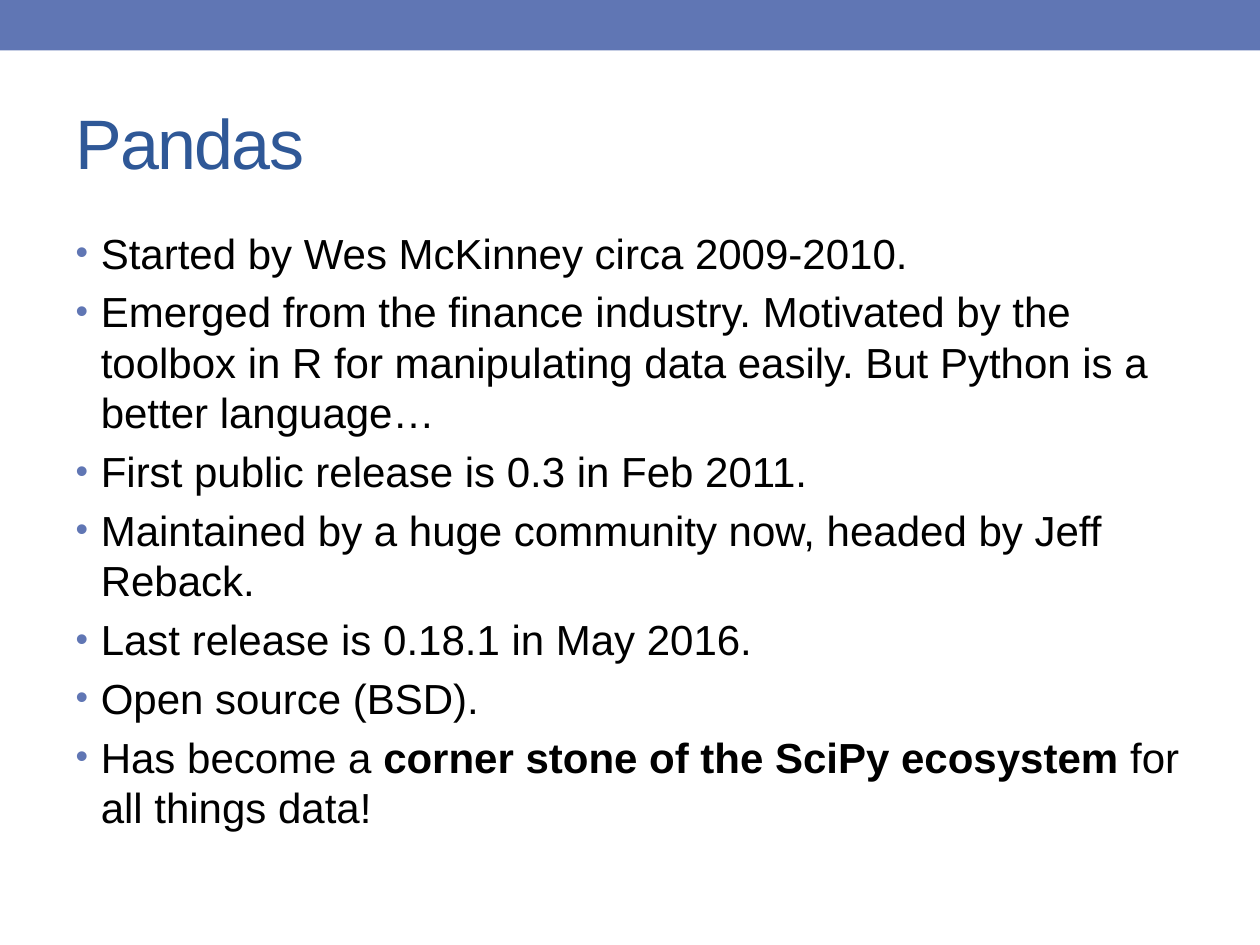
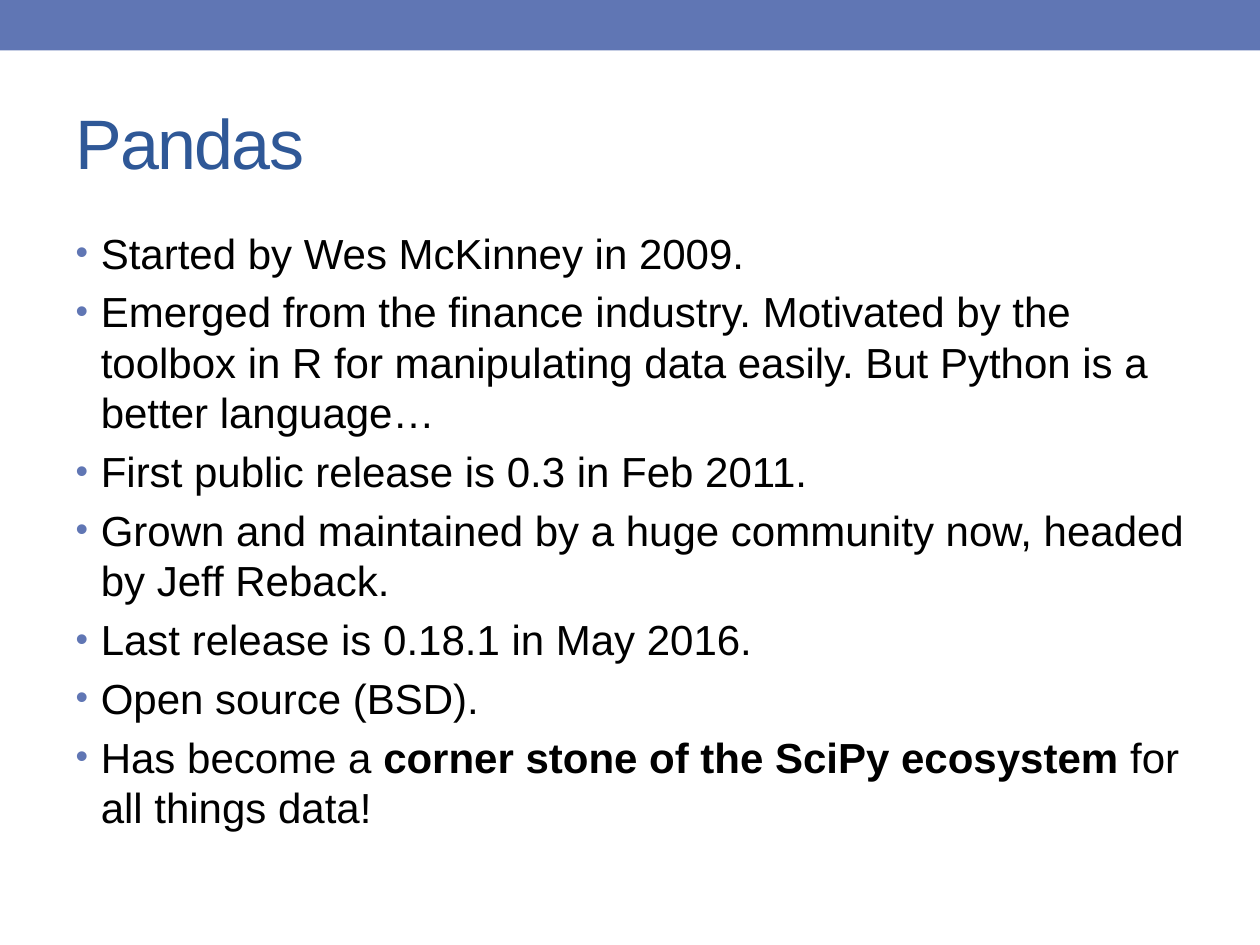
Before and after one commit to jonathanrocher/pandas_tutorial, a slide deck: slide 3 of intro_scipy2016_pandas_tutorial.pptx (slide 2 before the commit). Drawn at 1260x945 pixels with LibreOffice and Linux fonts; fonts in the diff are those of the drawing; background and template pictures are left out. Boxes give left, top, right and bottom in pixels: in the first picture for what was removed or moved away, otherwise in the second. Text is boxed around its words. In the diff, an @@ line names an element or a change of style, - is before the commit and + after.

```diff
--- a/intro_scipy2016_pandas_tutorial.pptx
+++ b/intro_scipy2016_pandas_tutorial.pptx
@@ text at (x1=101, y1=238, x2=744, y2=277): text changed @@
-• Started by Wes McKinney circa 2009-2010.
+• Started by Wes McKinney in 2009.
@@ text at (x1=101, y1=515, x2=1184, y2=605): text changed @@
-• Maintained by a huge community now, headed by Jeff Reback.
+• Grown and maintained by a huge community now, headed by Jeff Reback.
```
Also in this commit, not shown: 4 other slides changed.
